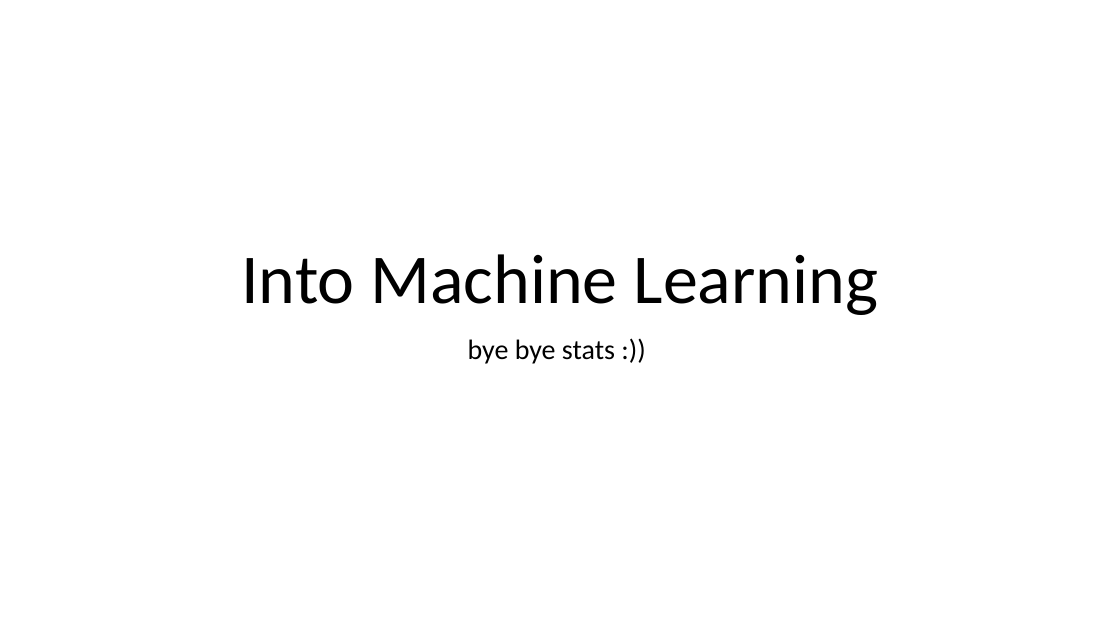
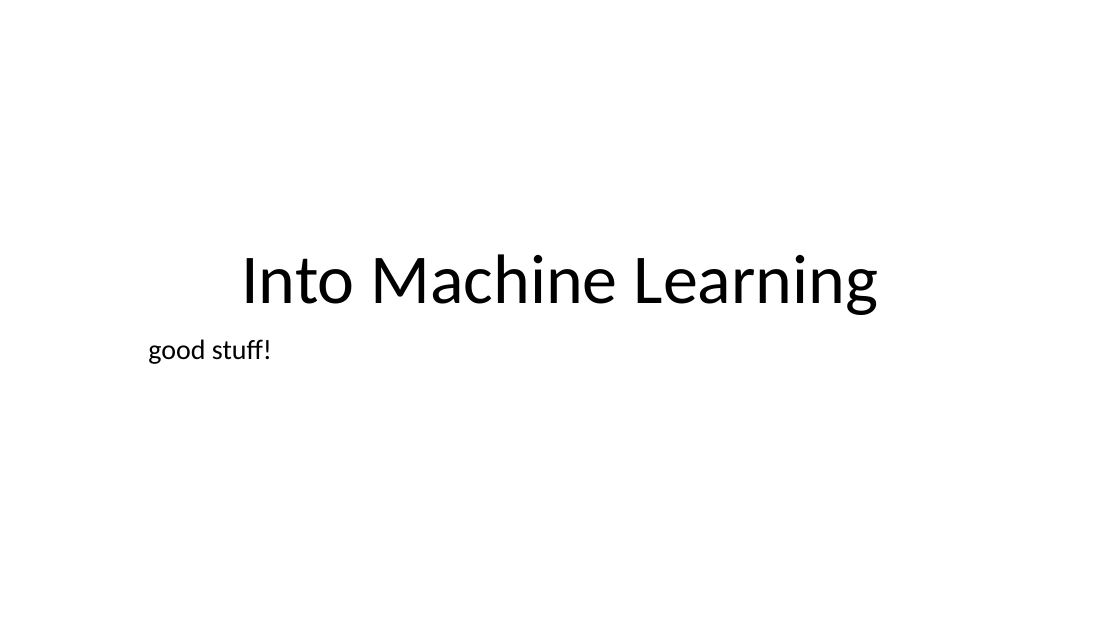
Before and after one commit to alexisperrier/XEmines_DataScience_2020, a slide deck: slide 1 of slides/XEM20_S1D5_biais_variance.pptx. Drawn at 1120x630 pixels with LibreOffice and Linux fonts; fonts in the diff are those of the drawing. Boxes give left, top, right and bottom in pixels: in the first picture for what was removed or moved away, otherwise in the second. Text is boxed around its words. In the diff, an @@ line names an element or a change of style, - is before the commit and + after.

```diff
--- a/slides/XEM20_S1D5_biais_variance.pptx
+++ b/slides/XEM20_S1D5_biais_variance.pptx
@@ subtitle at bbox=[148, 339, 272, 364]: text changed @@
-bye bye stats :))
+good stuff!
```
Also in this commit, not shown: 7 other slides changed, 3 other files.
